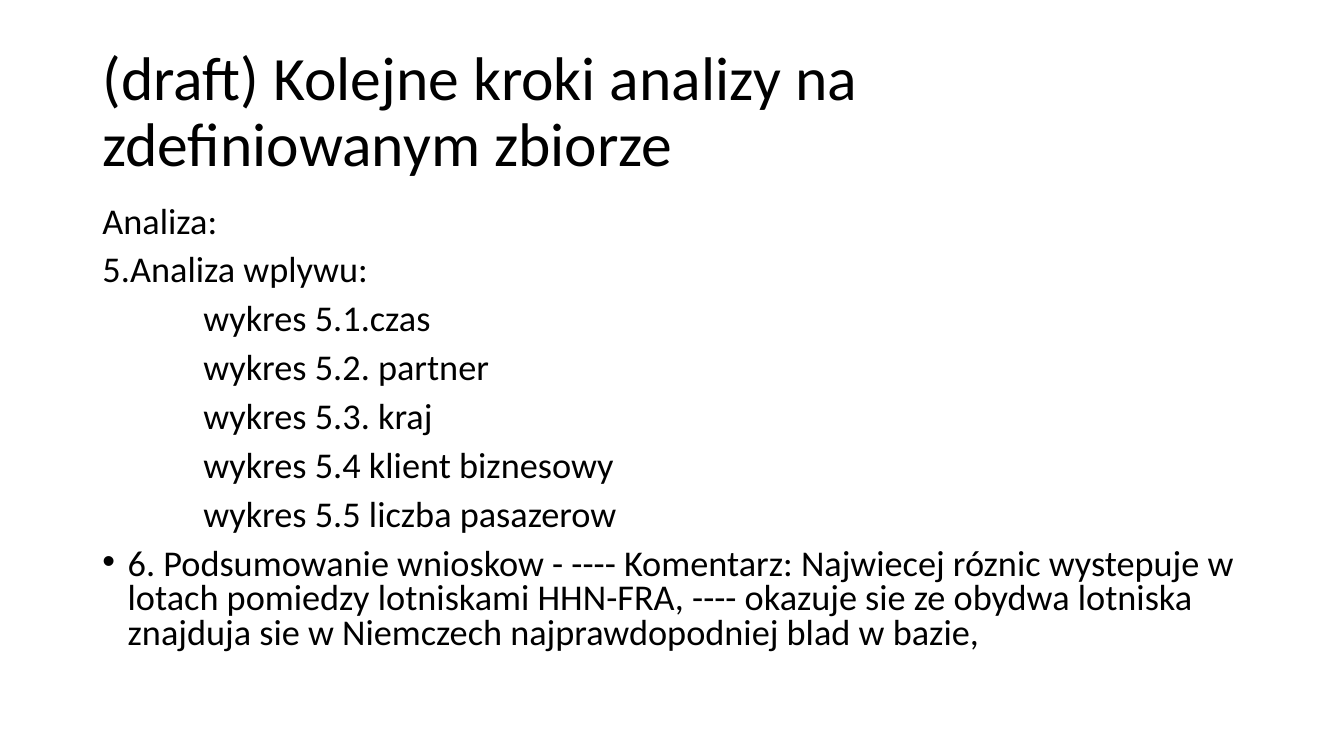
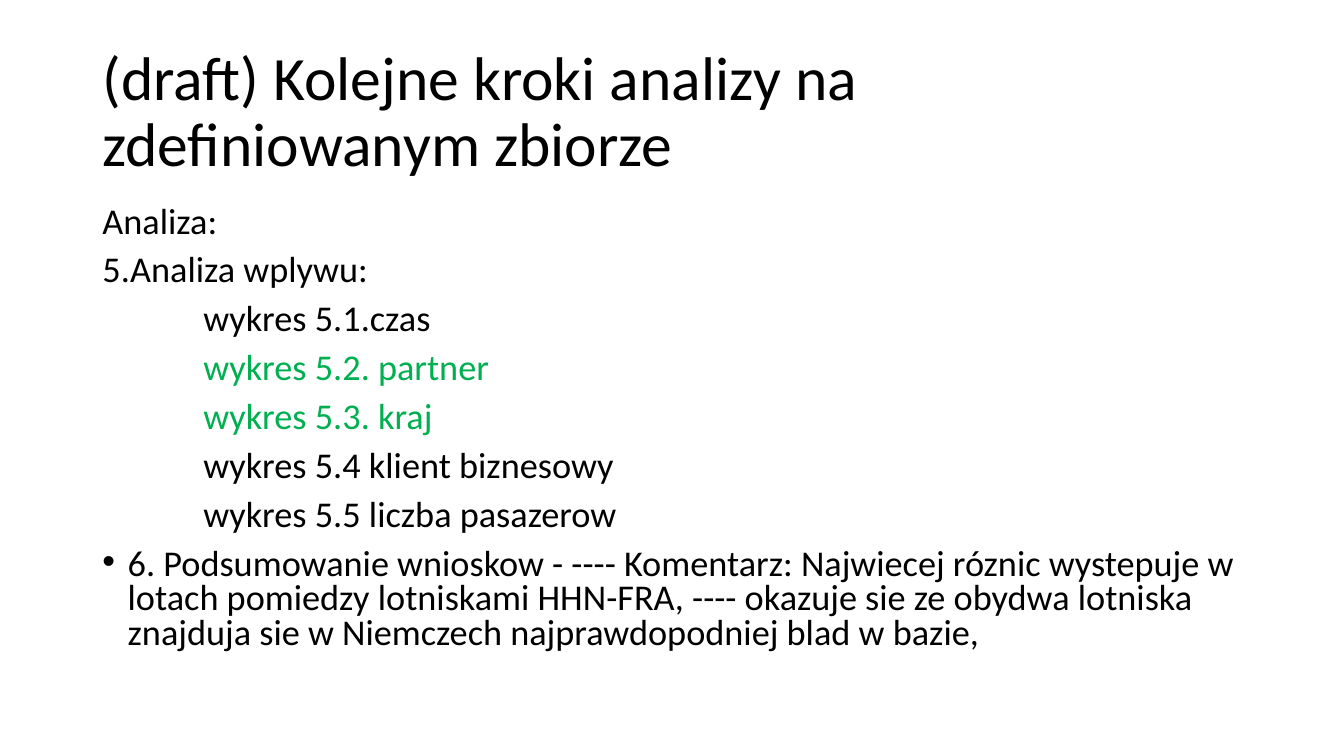
Before and after one commit to infoshareacademy/jdsz2-apacze, a slide deck: slide 8 of Apacze_projekt_old.pptx. Drawn at 1344x756 pixels with LibreOffice and Linux fonts; fonts in the diff are those of the drawing. Boxes give left, top, right and bottom in pixels: in the first picture for what was removed or moved away, otherwise in the second. Text is boxed around its words. In the diff, an @@ line names an element or a change of style, - is before the commit and + after.

Commit message:
niewielki update prezentacji

```diff
--- a/Apacze_projekt_old.pptx
+++ b/Apacze_projekt_old.pptx
@@ text at [203,354,489,436]: text colour #000000 to #00B050 in "wykres 5.2. partner", "wykres 5.3. kraj" @@
```
